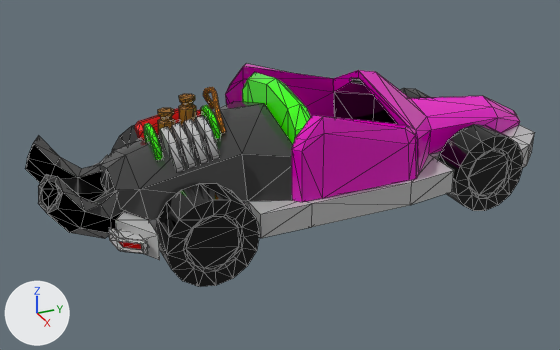
The FBX model Assets/Models/car/car-parsche-sport-green_2.fbx, before and after one commit.
The view is the same before and after, from a 50 mm camera at (3.297, -1.778, 1.869) aimed at (0.004, -0.296, 0.223). Arrows for +X, +Y and +Z are at lower left; the lights stay in place. Mesh edges are drawn as thin lines. Where no turn or scale is listed for an object, it has been applied to the vertices. Vertices at the same position are counted once.

Objects in the first picture: 'car-parsche-sport-green_2', 'wheel_2', 'wheel_4'.
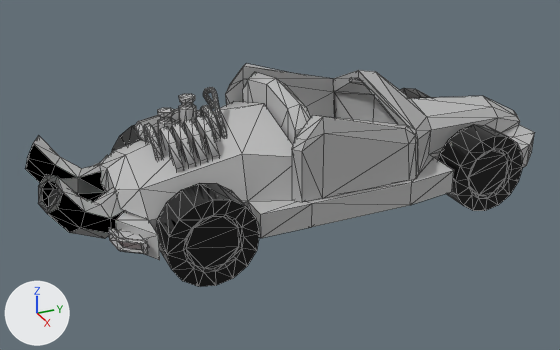
Where the change shows, as pixel boxes (x1, y1, x2, y2) in the pictures (560 x 350 px):
part 1 of me_mesh, recoloured (pink to grey)
    both: (225, 64, 520, 202)
part 2 of me_mesh, recoloured
    both: (32, 77, 364, 239)
part 3 of me_mesh, recoloured (green to grey)
    both: (143, 72, 311, 160)
part 4 of me_mesh, recoloured (black to grey)
    both: (48, 92, 397, 207)
part 5 of me_mesh, recoloured
    both: (118, 241, 141, 249)
part 6 of me_mesh, recoloured (red to grey)
    both: (134, 108, 201, 141)
part 7 of me_mesh, recoloured (brown to grey)
    both: (203, 87, 226, 132)
part 8 of me_mesh, recoloured (brown to grey)
    both: (158, 94, 197, 131)

The edits, one by one:
me_mesh is used by ob_car_parsche_sport_green_2; location (0.0, 0.0, 0.0).
me_mesh had 863 vertices, 1611 faces and spanned x -0.48..0.47, y -1.5..1.22, z 0.12..0.74.
me_mesh now has 869 vertices, 1617 faces and spans x -0.48..0.47, y -1.5..1.22, z 0.12..0.74.
me_mesh part 1: 138 faces spanning x -0.46..0.46, y -0.43..1.22, z 0.28..0.72 switch from mat_material__36 (pink #e900c4) to mat_material__35 (grey #bcbcbc).
me_mesh part 2: 246 faces spanning x -0.42..0.42, y -1.5..1.03, z 0.12..0.69 switch from mat_material__37 (black #383838) to mat_material__35 (grey #bcbcbc).
me_mesh part 3: 272 faces spanning x -0.36..0.36, y -0.98..-0.26, z 0.28..0.74 switch from mat_material__38 (green #3bfe00) to mat_material__35 (grey #bcbcbc).
me_mesh part 4: 18 faces spanning x -0.42..0.42, y -1.47..0.24, z 0.28..0.58 switch from mat_material__39 (black #000000) to mat_material__35 (grey #bcbcbc).
me_mesh part 5: 8 faces spanning x -0.42..0.42, y -1.21..-1.13, z 0.21..0.24 switch from mat_material__40 (red #ff0000) to mat_material__35 (grey #bcbcbc).
me_mesh part 6: 94 faces spanning x -0.22..-0.11, y -0.98..-0.62, z 0.45..0.6 switch from mat_multimat_0_slot__7 (red #ff0000) to mat_material__35 (grey #bcbcbc).
me_mesh part 7: 340 faces spanning x -0.18..0.14, y -0.65..-0.58, z 0.55..0.73 switch from mat_multimat_0_slot__8 (orange #fc8f00) to mat_material__35 (grey #bcbcbc).
me_mesh part 8: 150 faces spanning x -0.09..-0.01, y -0.9..-0.71, z 0.4..0.69 switch from mat_multimat_0_slot__9 (brown #976000) to mat_material__35 (grey #bcbcbc).
